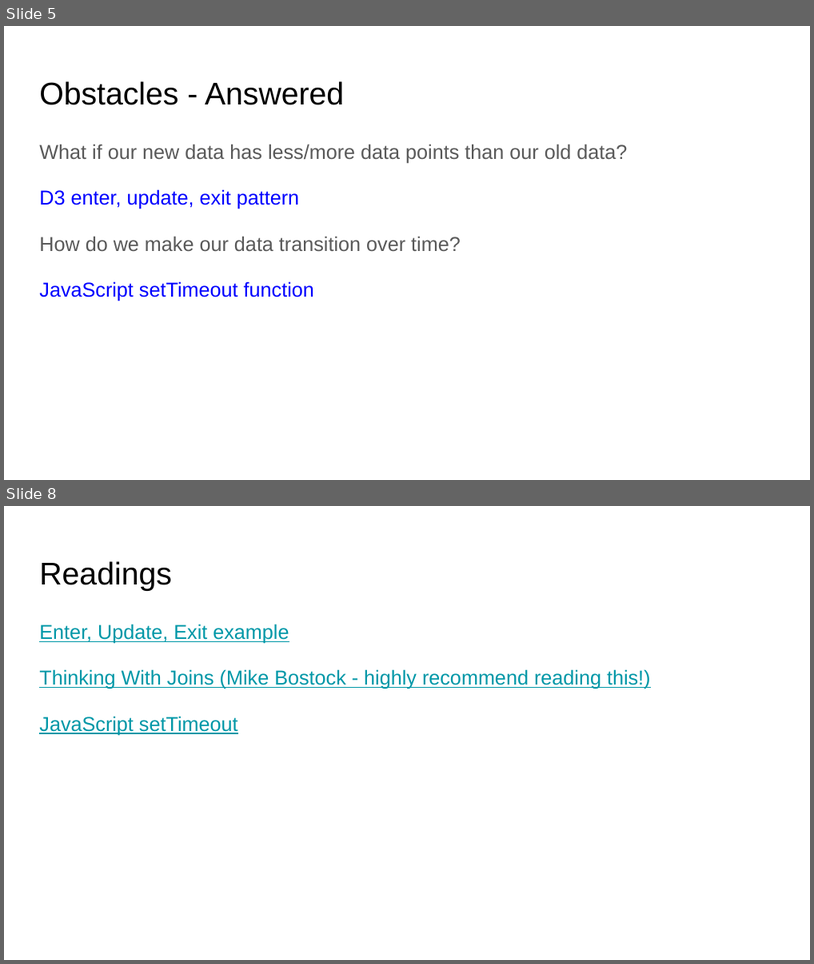
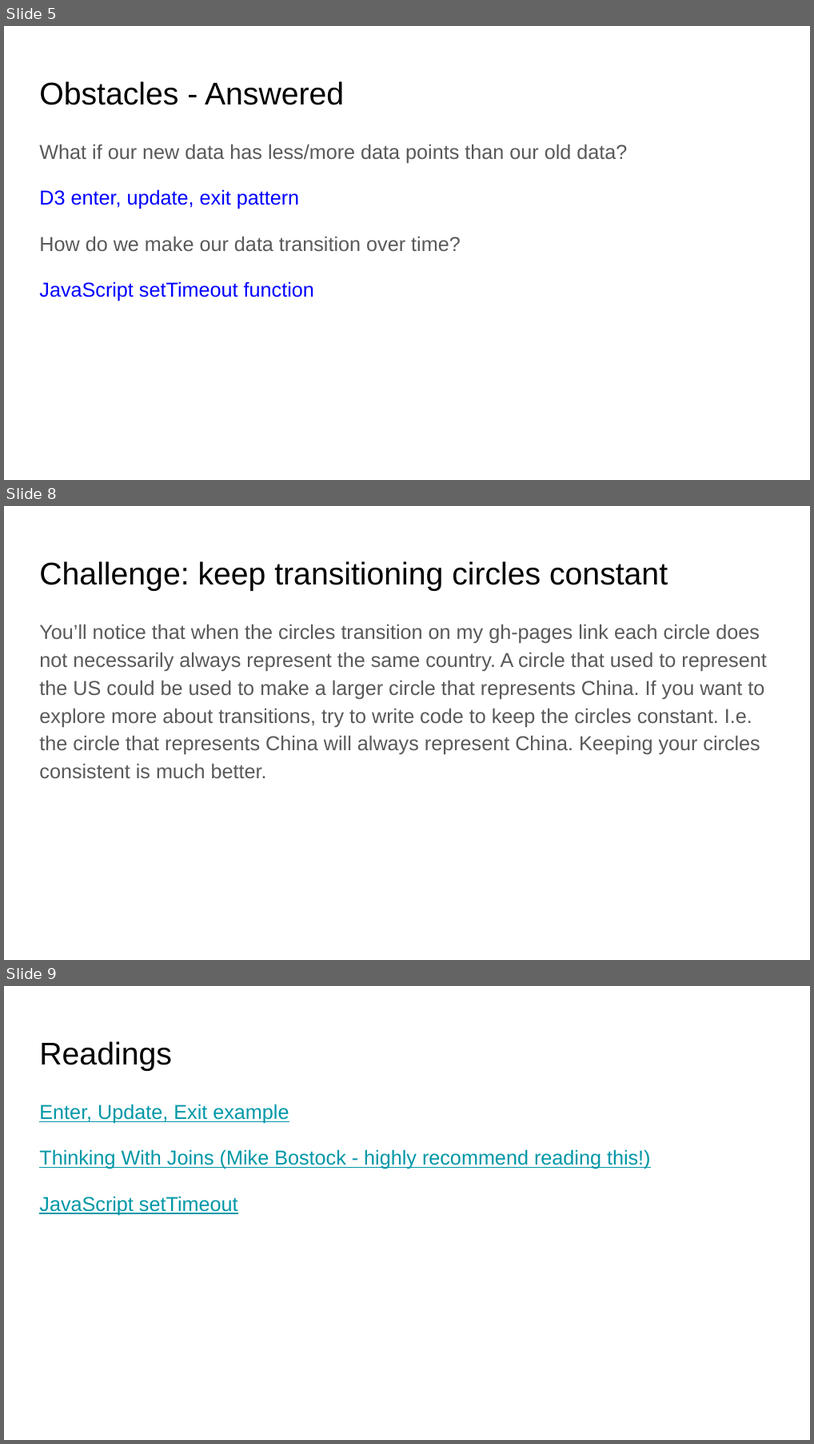
Before and after one commit to badpickle149/info474-enter-update-exit, a slide deck: INFO474 AU19 Lab 6.pptx. Shown one above the other, each under a label of ours: slides 5 and 8 before the commit, slides 5, 8 and 9 after it; the slides between them are not shown. The pictures are 814x964 and 814x1444 pixels, drawn with LibreOffice and Linux fonts; fonts in the diff are those of the drawing. Boxes give left, top, right and bottom in pixels: in the first picture for what was removed or moved away, otherwise in the second. Text is boxed around its words. In the diff, an @@ line names an element or a change of style, - is before the commit and + after.

```diff
--- a/INFO474 AU19 Lab 6.pptx
+++ b/INFO474 AU19 Lab 6.pptx
@@ slide 8 added at (x1=4, y1=506, x2=810, y2=960), background #FFFFFF @@
@@ title added at (x1=39, y1=561, x2=668, y2=591), 28 pt, text #000000 @@
+Challenge: keep transitioning circles constant
@@ text added at (x1=39, y1=624, x2=766, y2=778), 18 pt, text #595959 @@
+You’ll notice that when the circles transition on my gh-pages link each circle does not necessarily always represent the same country. A circle that used to represent the US could be used to make a larger circle that represents China. If you want to explore more about transitions, try to write code to keep the circles constant. I.e. the circle that represents China will always represent China. Keeping your circles consistent is much better.
@@ what was slide 8 is now slide 9 @@
```
Also in this commit, not shown: 2 slides changed.
